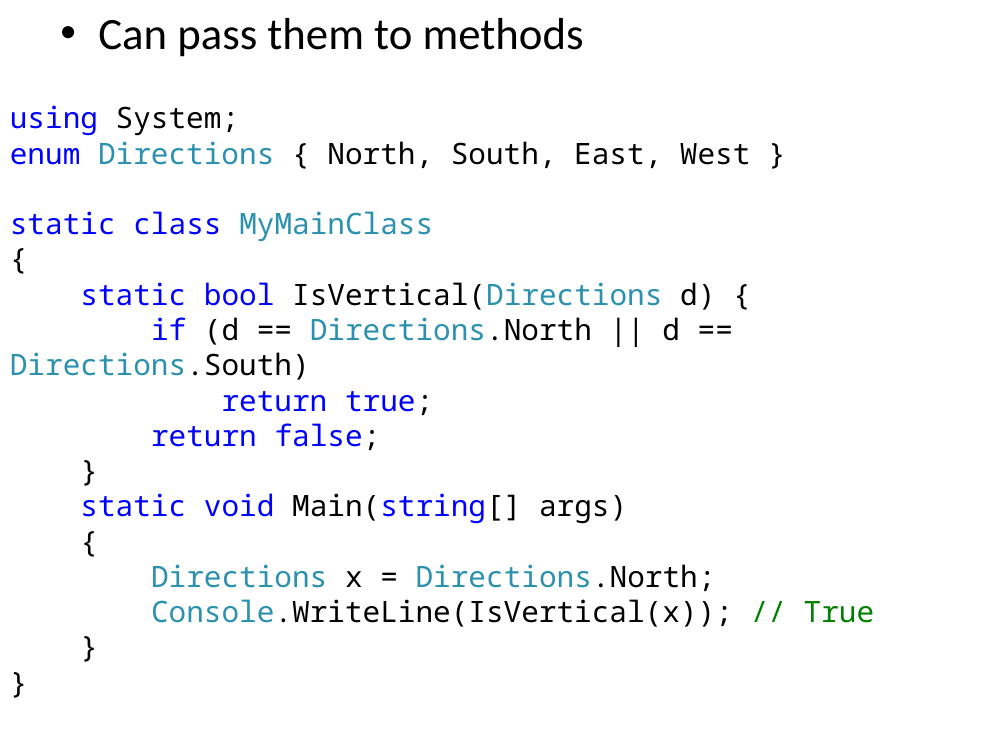
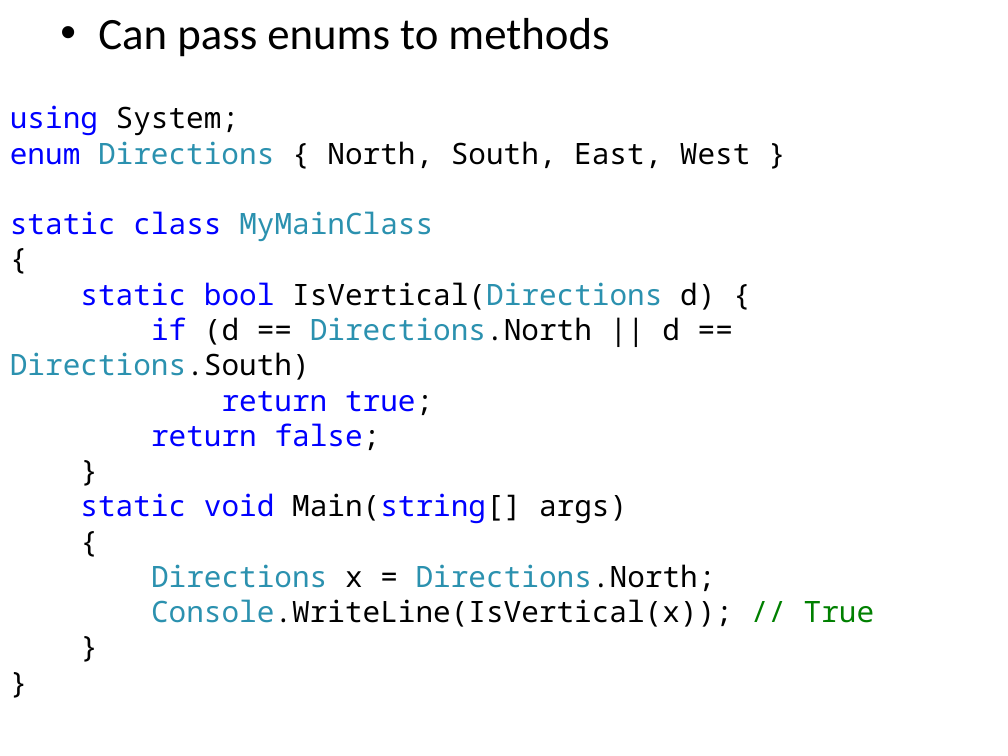
Before and after one commit to iap-csharp/iap-csharp.github.com, a slide deck: slide 12 of IAP-CSharp-Lecture-4.pptx. Drawn at 1008x756 pixels with LibreOffice and Linux fonts; fonts in the diff are those of the drawing. Boxes give left, top, right and bottom in pixels: in the first picture for what was removed or moved away, otherwise in the second. Text is boxed around its words. In the diff, an @@ line names an element or a change of style, - is before the commit and + after.

```diff
--- a/IAP-CSharp-Lecture-4.pptx
+++ b/IAP-CSharp-Lecture-4.pptx
@@ text at [98, 18, 609, 57]: text changed @@
-• Can pass them to methods
+• Can pass enums to methods
```
Also in this commit, not shown: 3 other slides changed, 2 slides added, 1 other file.
